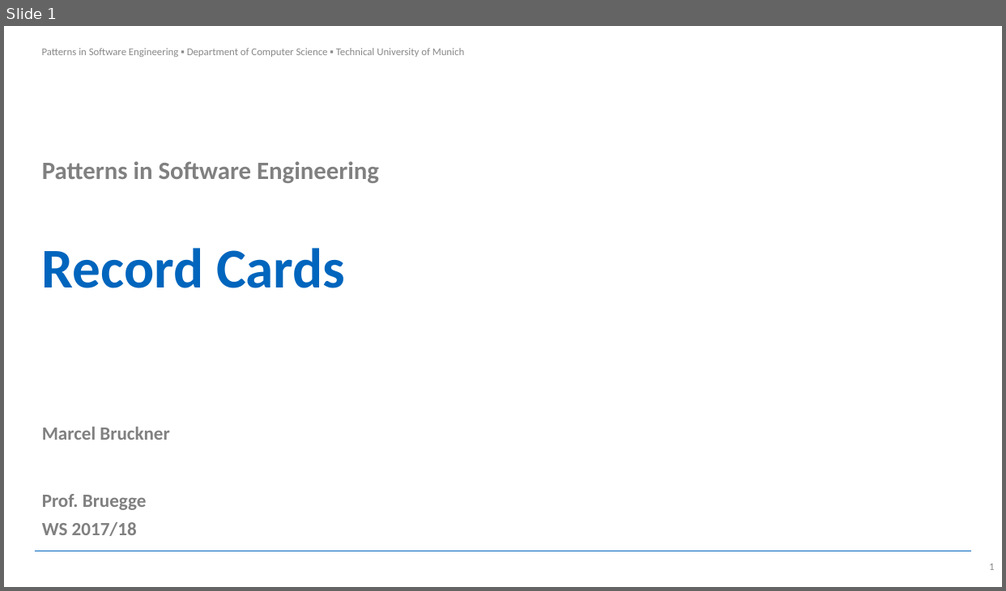
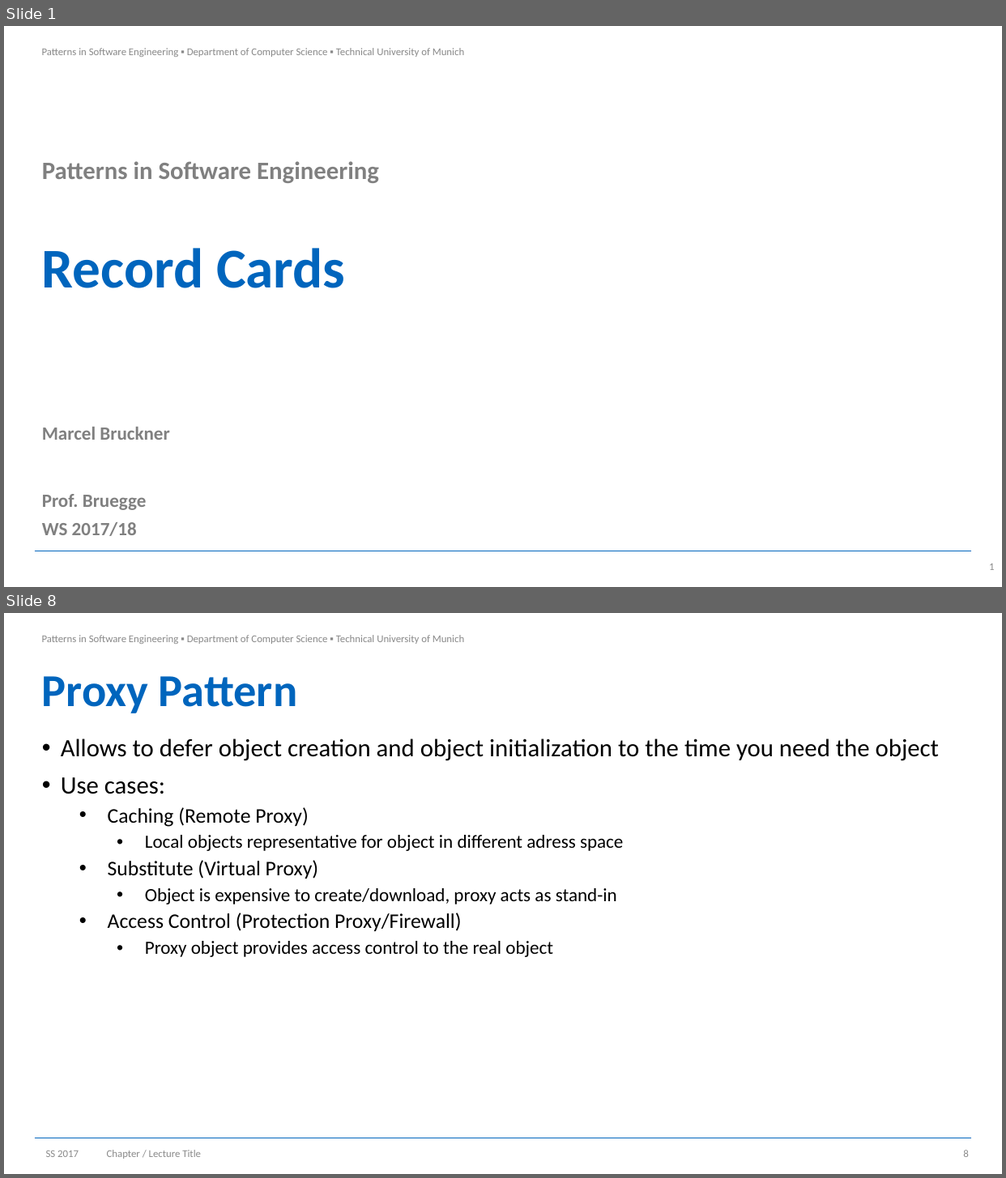
Before and after one commit to Brucknem-TUMProjects/pattern-in-software-engineering-summary, a slide deck: Record_cards/cards.pptx. Shown one above the other, each under a label of ours: slide 1 before the commit, slides 1 and 8 after it; the slides between them are not shown. The pictures are 1006x591 and 1006x1178 pixels, drawn with LibreOffice and Linux fonts; fonts in the diff are those of the drawing; background and template pictures are left out. Boxes give left, top, right and bottom in pixels: in the first picture for what was removed or moved away, otherwise in the second. Text is boxed around its words. In the diff, an @@ line names an element or a change of style, - is before the commit and + after.

Commit message:
All patterns but REST

```diff
--- a/Record_cards/cards.pptx
+++ b/Record_cards/cards.pptx
@@ slide 8 added at (x1=4, y1=613, x2=1002, y2=1174), background #FFFFFF; not listed: 2 template elements that a slide beside it also shows @@
@@ title added at (x1=42, y1=676, x2=297, y2=713), 44 pt, text #0065BD, bold @@
+Proxy Pattern
@@ text added at (x1=61, y1=739, x2=939, y2=957), 18 pt, text #000000 @@
+• Allows to defer object creation and object initialization to the time you need the object
+• Use cases:
+  • Caching (Remote Proxy)
+    • Local objects representative for object in different adress space
+  • Substitute (Virtual Proxy)
+    • Object is expensive to create/download, proxy acts as stand-in
+  • Access Control (Protection Proxy/Firewall)
+    • Proxy object provides access control to the real object
@@ text added at (x1=46, y1=1151, x2=79, y2=1157), 10 pt, text #8C8C8C @@
+SS 2017
@@ text added at (x1=107, y1=1150, x2=201, y2=1159), 10 pt, text #8C8C8C @@
+Chapter / Lecture Title
@@ page number added at (x1=963, y1=1150, x2=968, y2=1157), 10 pt, text #8C8C8C @@
+8
```
Also in this commit, not shown: 1 slide changed, 9 other slides added, 21 other files.
